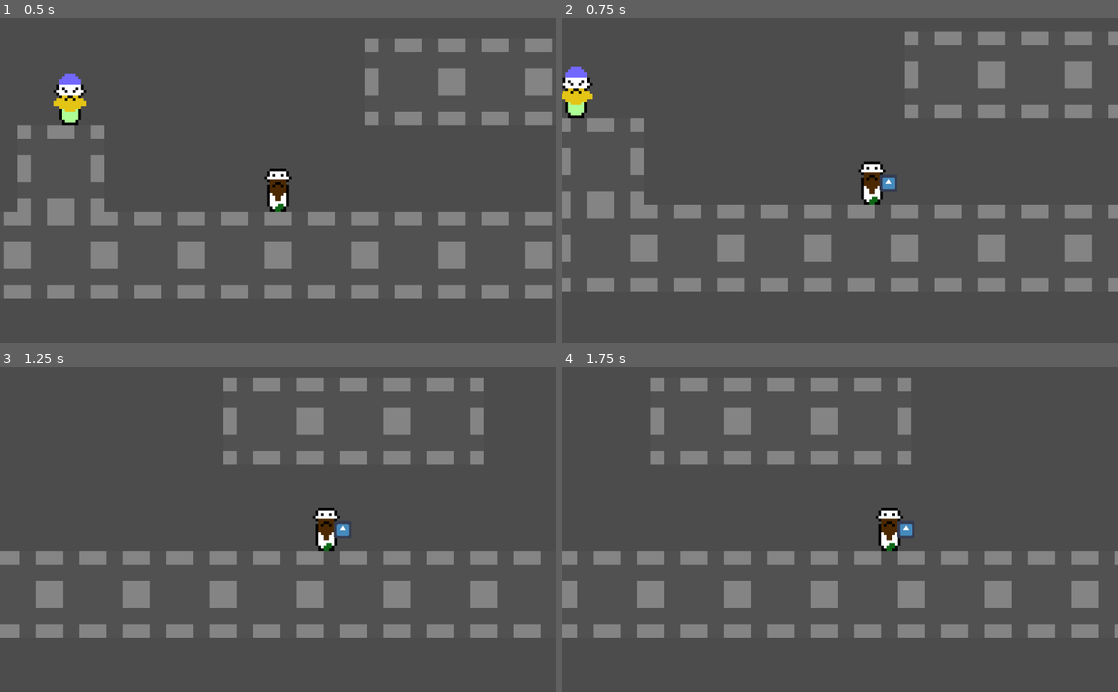
Above: before the commit, frames 1-4 (two rows, left to right).
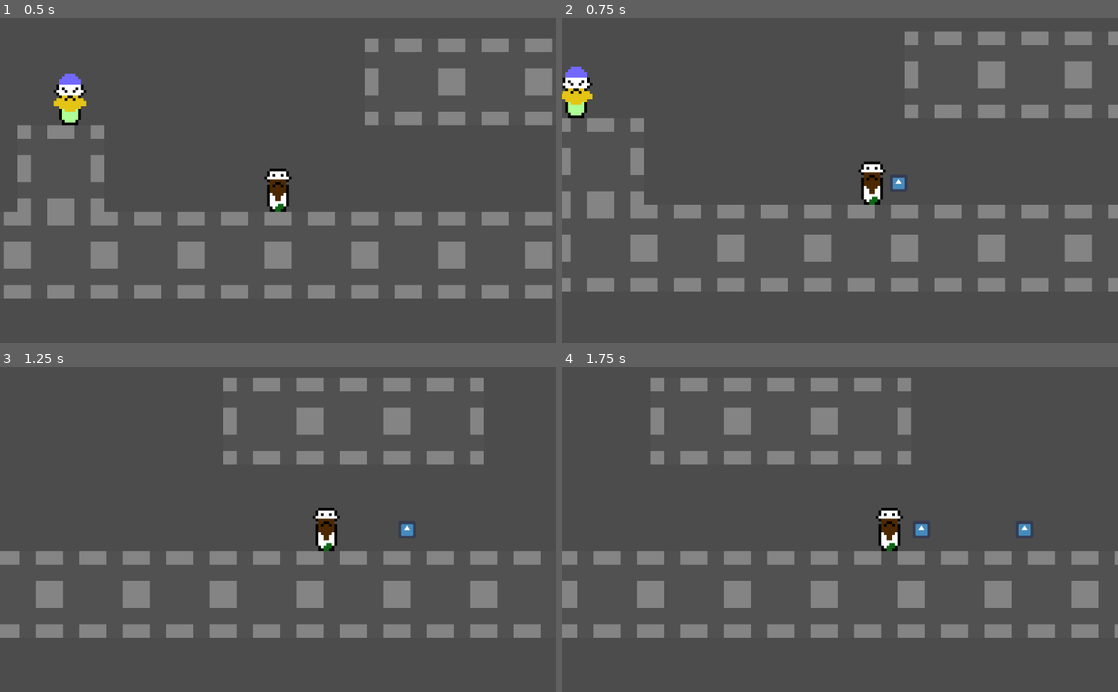
Above: after the commit, the same moments.

Repository: NHohl/LD-45
Game: Godot game, scene res://Scenes/Level.tscn
Two runs of this game, one before a commit and one after it. Both use one fixed random seed, a clock stepped at 60 frames per second and the inputs below. The engine's default icon, where the game draws it, is replaced by a stand-in: a white triangle on a blue panel in a dark square.
Inputs:
- Up to frame 1 (0.5 s): no input
- Up to frame 2 (0.75 s): tap Enter (ui_accept) at 0.5 s; hold Right (ui_right) from 0.53 s (still down); hold Enter (ui_accept) from 0.53 s (still down); tap J (shoot) at 0.6 s
- Up to frame 3 (1.25 s): keep holding Right (ui_right); keep holding Enter (ui_accept)
- Up to frame 4 (1.75 s): keep holding Right (ui_right); release Enter (ui_accept) at 1.28 s; tap Enter (ui_accept) at 1.35, 1.52 s; tap J (shoot) at 1.55 s

Frame 1 is identical in both runs. In frame 2, 0.2% of the frame differs, in the area x 57-62%, y 48-54%; in frame 3, 0.2%; in frame 4, 0.3%, in the area x 60-85%, y 47-53%.

Commit message:
Player's Bullets
Player fires bullets that disappear on collision in both directions

Diff:
--- a/Scenes/Bullet.tscn
+++ b/Scenes/Bullet.tscn
@@ -15,3 +15,4 @@
 [node name="CollisionShape2D" type="CollisionShape2D" parent="."]
 scale = Vector2( 0.3, 0.3 )
 shape = SubResource( 1 )
+[connection signal="body_entered" from="." to="." method="_on_Bullet_body_entered"]
--- a/Scenes/Player.tscn
+++ b/Scenes/Player.tscn
@@ -17,7 +17,7 @@
 shape = SubResource( 1 )
 
 [node name="BulletSpawn" type="Position2D" parent="."]
-position = Vector2( 6, 0 )
+position = Vector2( 5, 0 )
 
 [node name="Camera2D" type="Camera2D" parent="."]
 current = true
--- a/Scripts/Bullet.gd
+++ b/Scripts/Bullet.gd
@@ -1,16 +1,23 @@
 extends Area2D
 
-const SPEED = 100
+const SPEED = 140
 var velocity = Vector2()
+var direction = 1
 
 func _ready():
 	pass
 
 func _physics_process(delta):
-	velocity.x = SPEED * delta
+	velocity.x = SPEED * delta * direction
 	translate(velocity)
 
-
+func set_bullet_direction(dir):
+	direction = dir
 
 func _on_VisibilityNotifier2D_screen_exited():
 	queue_free()
+
+
+func _on_Bullet_body_entered(body):
+	if body.name != "Player":
+		queue_free()
--- a/Scripts/Player.gd
+++ b/Scripts/Player.gd
@@ -63,8 +63,11 @@
 
 func shoot():
 	if can_shoot == true && Input.is_action_just_pressed("shoot"):
-		print("shoot")
 		var bullet = BULLET.instance()
+		if sign($BulletSpawn.position.x) == 1:
+			bullet.set_bullet_direction(1)
+		else:
+			bullet.set_bullet_direction(-1)
 		get_parent().add_child(bullet)
 		bullet.position = $BulletSpawn.global_position
 
Not shown: 3 places in Tiles.tres that only renumber resources
